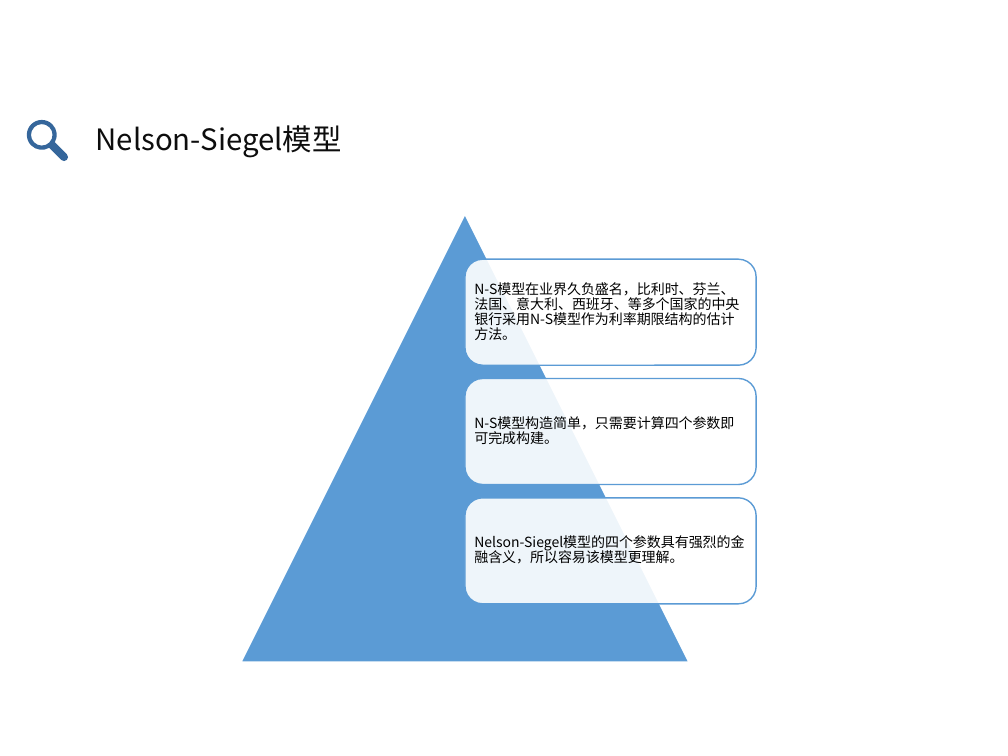
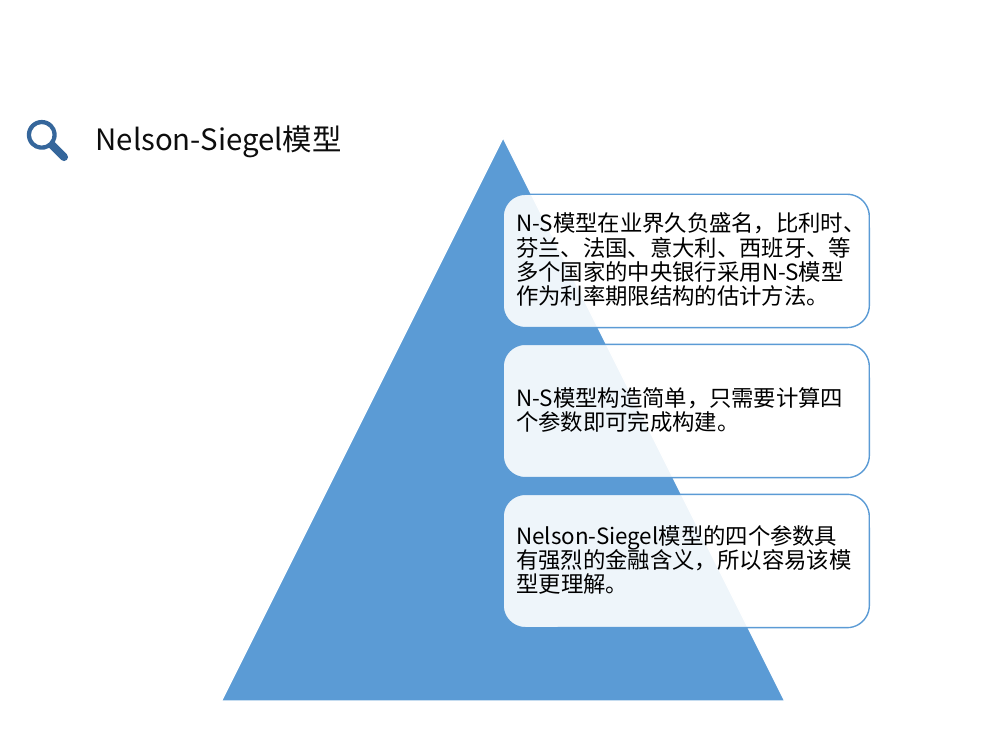
Before and after one commit to zhongdeming428/graduation-design, a slide deck: slide 20 of 阶段性报告/毕设答辩.pptx. Drawn at 1008x756 pixels with LibreOffice and Linux fonts; fonts in the diff are those of the drawing. Boxes give left, top, right and bottom in pixels: in the first picture for what was removed or moved away, otherwise in the second. Text is boxed around its words. In the diff, an @@ line names an element or a change of style, - is before the commit and + after.

```diff
--- a/阶段性报告/毕设答辩.pptx
+++ b/阶段性报告/毕设答辩.pptx
@@ triangle: place and size @@
-triangle at [241,214,688,661]
+triangle at [222,138,785,702]
@@ rounded rectangle: place and size @@
-rounded rectangle at [465,259,756,365]
+rounded rectangle at [503,195,869,328]
@@ size 10 to 16 pt; more space between paragraphs in 3 elements at [516,525,851,594], [516,387,843,432], [516,212,865,306] @@
@@ text "N-S模型在业界久负盛名，比利时、芬兰、法国、意大利、西班牙、等多个国家的中央银行采用N-S模型作为利率期限结构的估计方 ...": place and size @@
-text "N-S模型在业界久负盛名，比利时、芬兰、法国、意大利、西班牙、等多个国家的中央银行采用N-S模型作为利率期限结构的估计方 ..." at [474,282,739,340]
+text "N-S模型在业界久负盛名，比利时、芬兰、法国、意大利、西班牙、等多个国家的中央银行采用N-S模型作为利率期限结构的估计方 ..." at [516,212,865,306]
@@ rounded rectangle: place and size @@
-rounded rectangle at [465,379,756,485]
+rounded rectangle at [503,345,869,478]
@@ text "N-S模型构造简单，只需要计算四个参数即可完成构建。": place and size @@
-text "N-S模型构造简单，只需要计算四个参数即可完成构建。" at [474,416,734,444]
+text "N-S模型构造简单，只需要计算四个参数即可完成构建。" at [516,387,843,432]
@@ rounded rectangle: place and size @@
-rounded rectangle at [465,498,756,604]
+rounded rectangle at [503,494,869,627]
@@ text "Nelson-Siegel模型的四个参数具有强烈的金融含义，所以容易该模型更理解。": place and size @@
-text "Nelson-Siegel模型的四个参数具有强烈的金融含义，所以容易该模型更理解。" at [474,535,744,564]
+text "Nelson-Siegel模型的四个参数具有强烈的金融含义，所以容易该模型更理解。" at [516,525,851,594]
```
Also in this commit, not shown: 17 other slides changed, 3 slides added, 4 slides removed.
